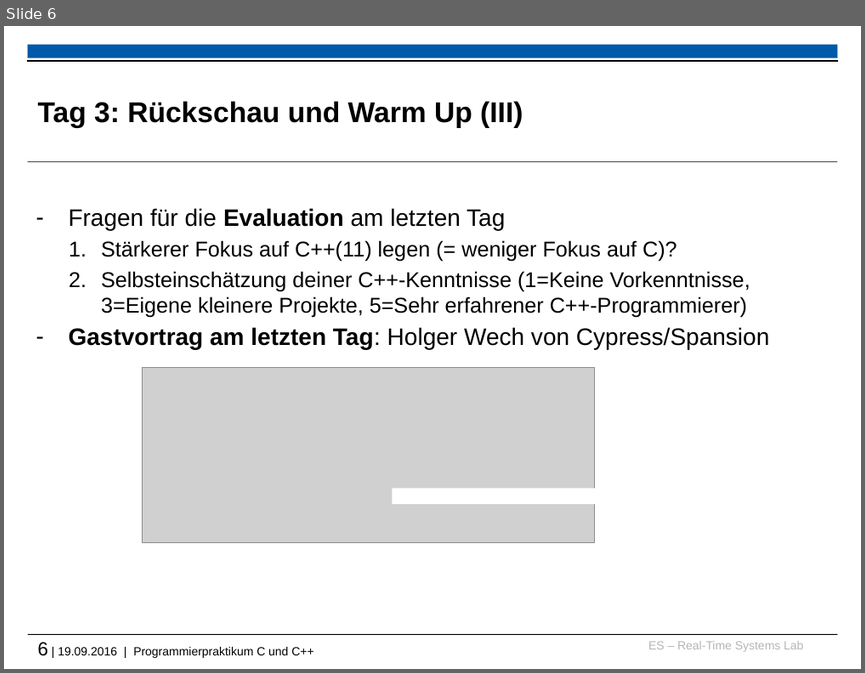
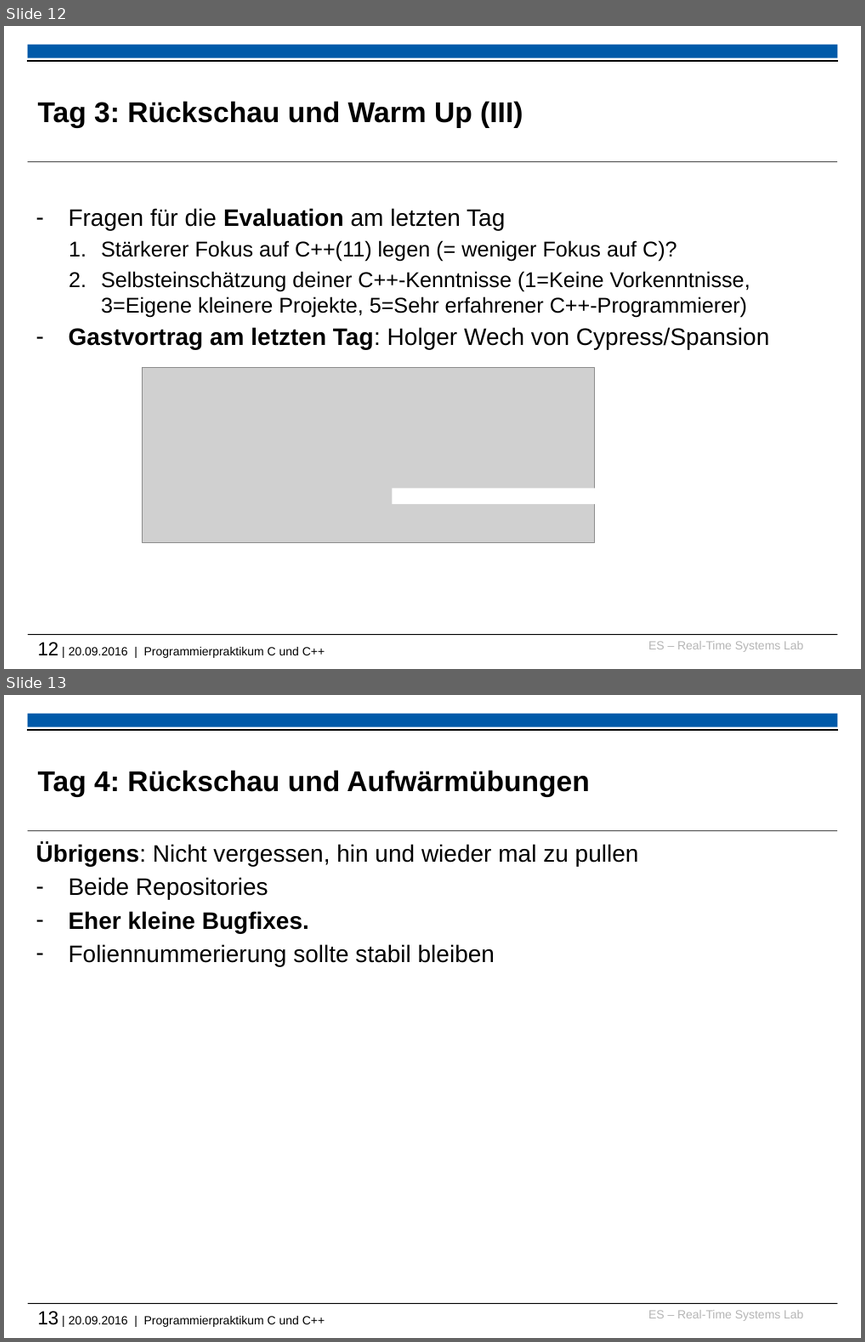
Before and after one commit to h82k/tud-cppp, a slide deck: 2016/recap_and_warmup_slides.pptx. Shown one above the other, each under a label of ours: slide 6 before the commit, slides 12 and 13 after it. The pictures are 865x673 and 865x1342 pixels, drawn with LibreOffice and Linux fonts; fonts in the diff are those of the drawing; grey boxes stand for pictures; background and template pictures are left out. Boxes give left, top, right and bottom in pixels: in the first picture for what was removed or moved away, otherwise in the second. Text is boxed around its words. In the diff, an @@ line names an element or a change of style, - is before the commit and + after.

Commit message:
Recap for day4 and minor bugfixes

```diff
--- a/2016/recap_and_warmup_slides.pptx
+++ b/2016/recap_and_warmup_slides.pptx
@@ slide 13 added at (4,695,861,1338), background #FFFFFF; not listed: 6 template elements that a slide beside it also shows @@
@@ title added at (38,770,589,797), 24 pt, text #000000, bold @@
+Tag 4: Rückschau und Aufwärmübungen
@@ text added at (36,843,639,966), 20 pt, text #000000 @@
+Übrigens: Nicht vergessen, hin und wieder mal zu pullen
+– Beide Repositories
+– Eher kleine Bugfixes.
+– Foliennummerierung sollte stabil bleiben
@@ what was slide 6 is now slide 12 @@
@@ text at (38,641,324,658): text changed @@
-6 | 19.09.2016 | Programmierpraktikum C und C++
+12 | 20.09.2016 | Programmierpraktikum C und C++
```
Also in this commit, not shown: 2 other slides added, 3 other files.
